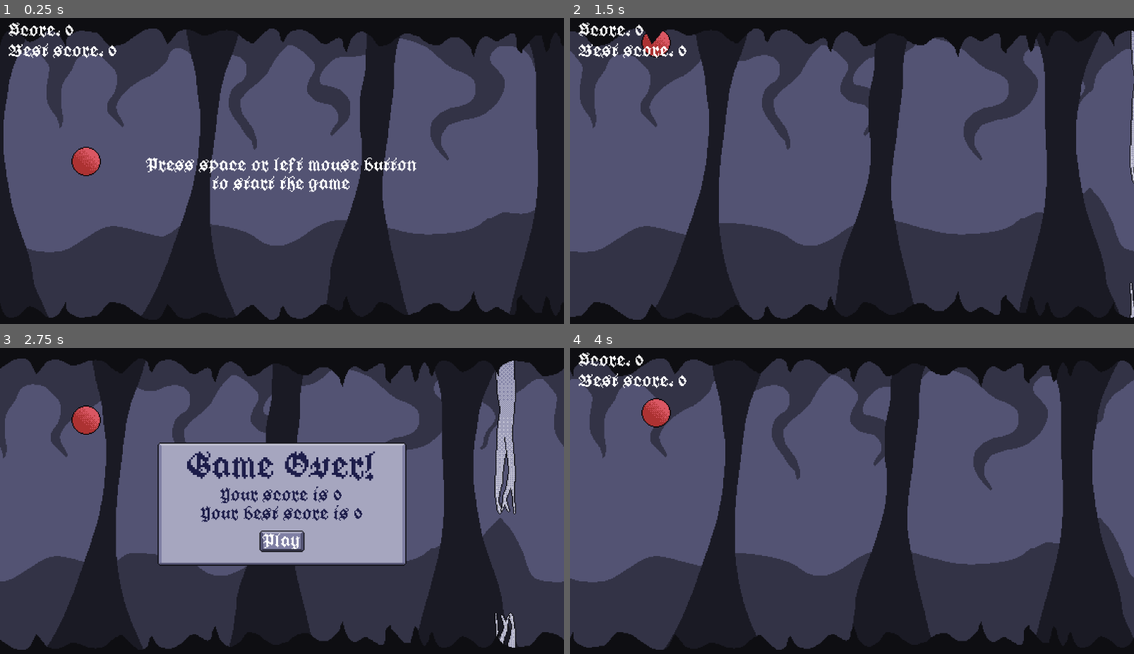
Above: before the commit, frames 1-4 (two rows, left to right).
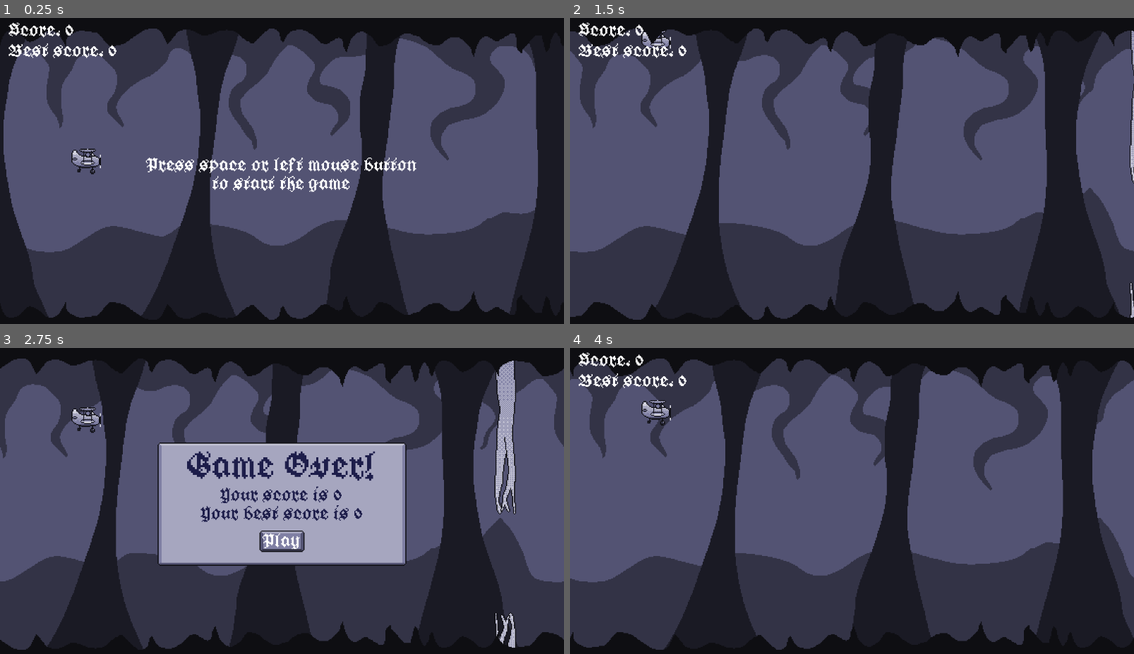
Above: after the commit, the same moments.

Repository: Mvgedev/flappy
Game: Godot game, scene res://scenes/game_screen.tscn
Two runs of this game, one before a commit and one after it. Both use one fixed random seed, a clock stepped at 60 frames per second and the inputs below.
Inputs:
- Up to frame 1 (0.25 s): no input
- Up to frame 2 (1.5 s): tap Space (Flap) at 0.5, 0.77, 1.07 s
- Up to frame 3 (2.75 s): tap Space (Flap) at 1.52, 1.82 s
- Up to frame 4 (4 s): click "Play" at 2.75 s; tap Space (Flap) at 3.5, 3.77 s

The runs differ from the first frame. In frame 1, 0.4% of the frame differs, in the area x 12-18%, y 41-52%; in frame 2, 0.3%; in frame 3, 0.4%; in frame 4, 0.4%, in the area x 12-18%, y 16-27%.

Commit message:
Adding proper player sprite
- Adding definitive player sprite
- Updating collisionshape2d to match better

Diff:
--- a/scenes/player.tscn
+++ b/scenes/player.tscn
@@ -1,18 +1,56 @@
-[gd_scene load_steps=4 format=3 uid="uid://bqt183ikvb1ni"]
+[gd_scene load_steps=9 format=3 uid="uid://bqt183ikvb1ni"]
 
-[ext_resource type="Texture2D" uid="uid://c6glravt7n1aa" path="res://assets/sprites/character_sprite.png" id="1_3vyb7"]
 [ext_resource type="Script" uid="uid://y0wtkxnbitgh" path="res://scripts/player.gd" id="1_g2els"]
+[ext_resource type="Texture2D" uid="uid://c5e5rxjal512o" path="res://assets/sprites/Plane-Sheet.png" id="2_g2els"]
+
+[sub_resource type="AtlasTexture" id="AtlasTexture_qhqgy"]
+atlas = ExtResource("2_g2els")
+region = Rect2(0, 0, 32, 32)
+
+[sub_resource type="AtlasTexture" id="AtlasTexture_dqkch"]
+atlas = ExtResource("2_g2els")
+region = Rect2(32, 0, 32, 32)
+
+[sub_resource type="AtlasTexture" id="AtlasTexture_qlg0r"]
+atlas = ExtResource("2_g2els")
+region = Rect2(64, 0, 32, 32)
+
+[sub_resource type="AtlasTexture" id="AtlasTexture_tuyoq"]
+atlas = ExtResource("2_g2els")
+region = Rect2(96, 0, 32, 32)
+
+[sub_resource type="SpriteFrames" id="SpriteFrames_fjrip"]
+animations = [{
+"frames": [{
+"duration": 1.0,
+"texture": SubResource("AtlasTexture_qhqgy")
+}, {
+"duration": 1.0,
+"texture": SubResource("AtlasTexture_dqkch")
+}, {
+"duration": 1.0,
+"texture": SubResource("AtlasTexture_qlg0r")
+}, {
+"duration": 1.0,
+"texture": SubResource("AtlasTexture_tuyoq")
+}],
+"loop": true,
+"name": &"idle",
+"speed": 20.0
+}]
 
 [sub_resource type="CircleShape2D" id="CircleShape2D_g2els"]
-radius = 13.0
+radius = 12.0
 
 [node name="Player" type="RigidBody2D"]
 z_index = 5
 collision_layer = 2
 script = ExtResource("1_g2els")
 
-[node name="Sprite2D" type="Sprite2D" parent="."]
-texture = ExtResource("1_3vyb7")
+[node name="AnimatedSprite2D" type="AnimatedSprite2D" parent="."]
+sprite_frames = SubResource("SpriteFrames_fjrip")
+animation = &"idle"
+autoplay = "idle"
 
 [node name="CollisionShape2D" type="CollisionShape2D" parent="."]
 shape = SubResource("CircleShape2D_g2els")
Binary file added: assets/sprites/Plane-Sheet.png
Not shown, changed: assets/sprites/Plane-Sheet.png.import
Binary file removed: assets/sprites/character_sprite.png
